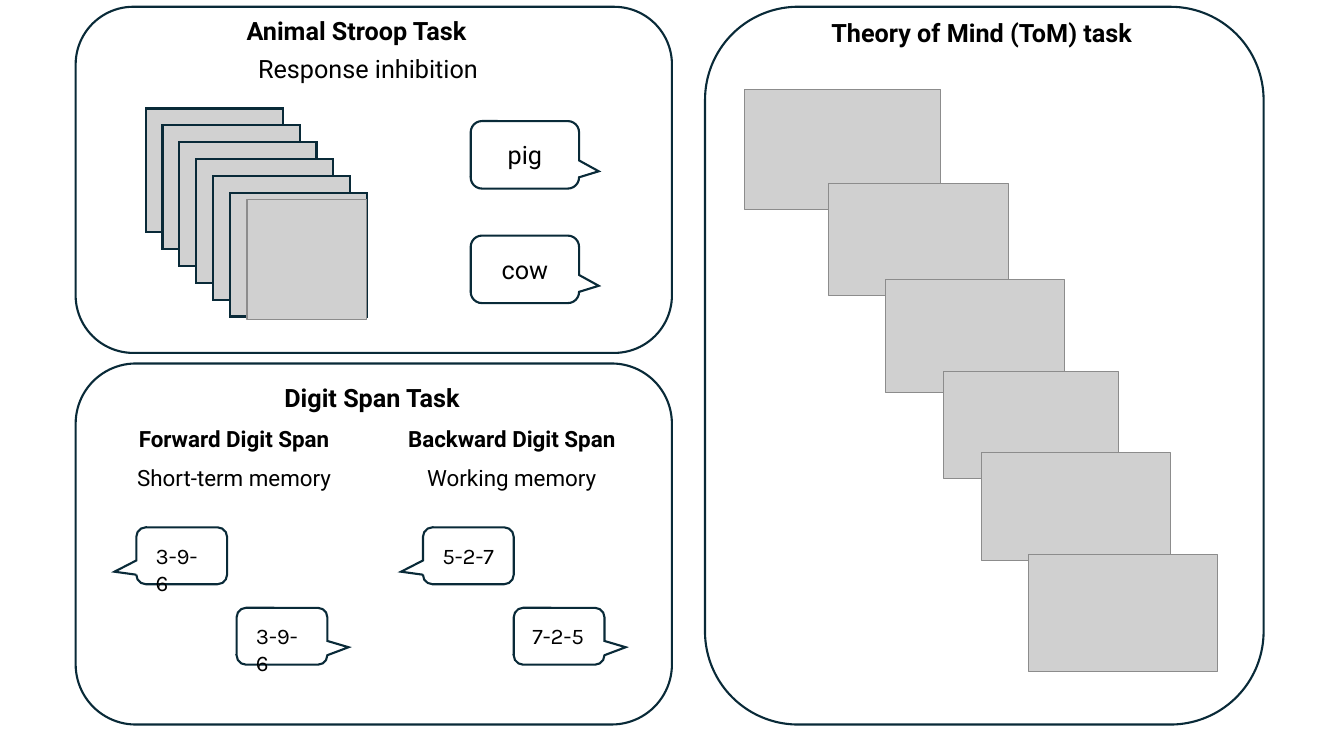
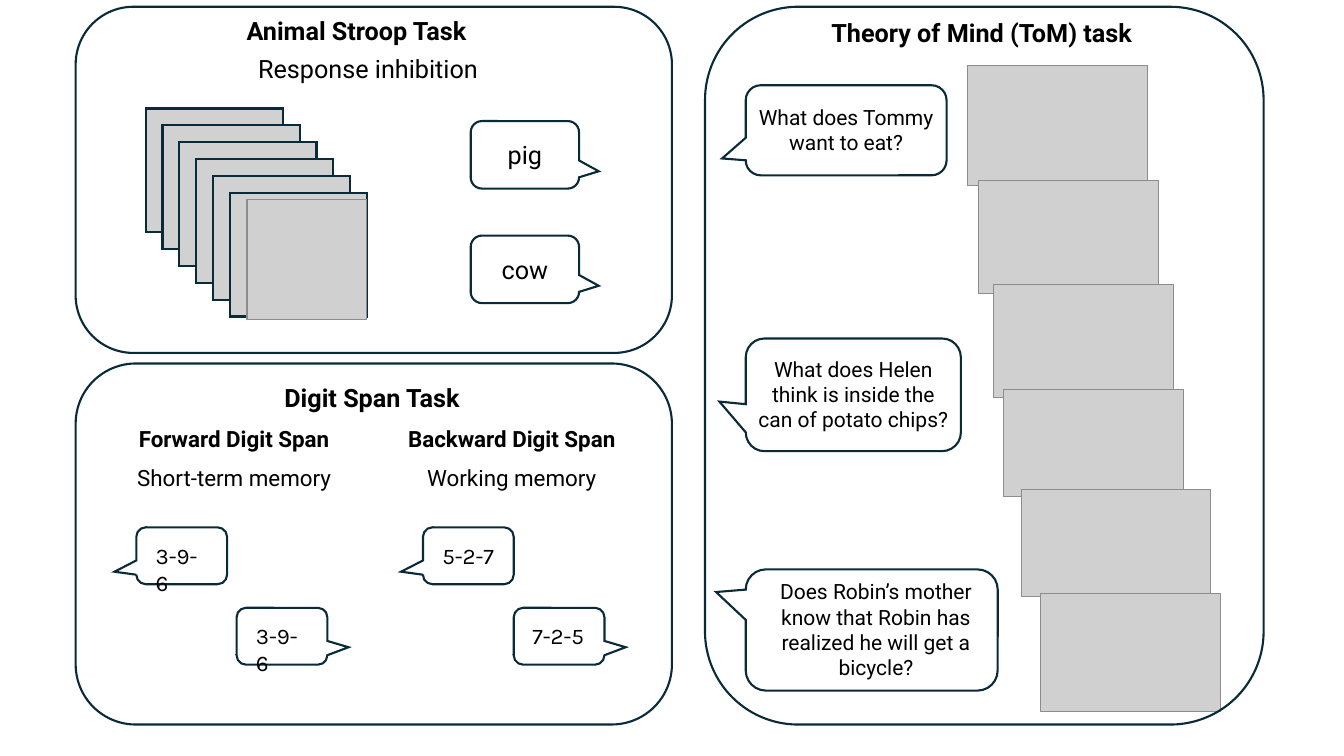
Before and after one commit to ivarrh/dev_rules, a slide deck: slide 1 of Figures/additional_tasks.pptx. Drawn at 1344x756 pixels with LibreOffice and Linux fonts; fonts in the diff are those of the drawing; grey boxes stand for pictures. Boxes give left, top, right and bottom in pixels: in the first picture for what was removed or moved away, otherwise in the second. Text is boxed around its words. In the diff, an @@ line names an element or a change of style, - is before the commit and + after.

```diff
--- a/Figures/additional_tasks.pptx
+++ b/Figures/additional_tasks.pptx
@@ rounded speech box added at <box>746,86,947,175</box>, fill #FFFFFF, outline #092A39 1.5 pt @@
@@ picture: place and size @@
-picture at <box>744,90,941,210</box>
+picture at <box>968,66,1147,186</box>
@@ text added at <box>759,109,933,151</box>, 15 pt, text #000000 @@
+What does Tommy want to eat?
@@ picture: place and size @@
-picture at <box>829,184,1008,296</box>
+picture at <box>979,180,1158,293</box>
@@ picture: place and size @@
-picture at <box>886,279,1066,392</box>
+picture at <box>994,284,1174,397</box>
@@ rounded speech box added at <box>746,339,961,452</box>, fill #FFFFFF, outline #092A39 1.5 pt @@
@@ text added at <box>758,361,948,432</box>, 15 pt, text #000000 @@
+What does Helen think is inside the can of potato chips?
@@ picture: place and size @@
-picture at <box>944,371,1118,478</box>
+picture at <box>1004,390,1184,497</box>
@@ picture: place and size @@
-picture at <box>982,453,1172,561</box>
+picture at <box>1022,489,1212,597</box>
@@ rounded speech box added at <box>746,570,998,691</box>, fill #FFFFFF, outline #092A39 1.5 pt @@
@@ text added at <box>780,583,972,680</box>, 15 pt, text #000000 @@
+Does Robin’s mother know that Robin has realized he will get a bicycle?
@@ picture: place and size @@
-picture at <box>1028,555,1218,671</box>
+picture at <box>1042,594,1221,711</box>
```
Also in this commit, not shown: 3 slides added, 4 other files.
